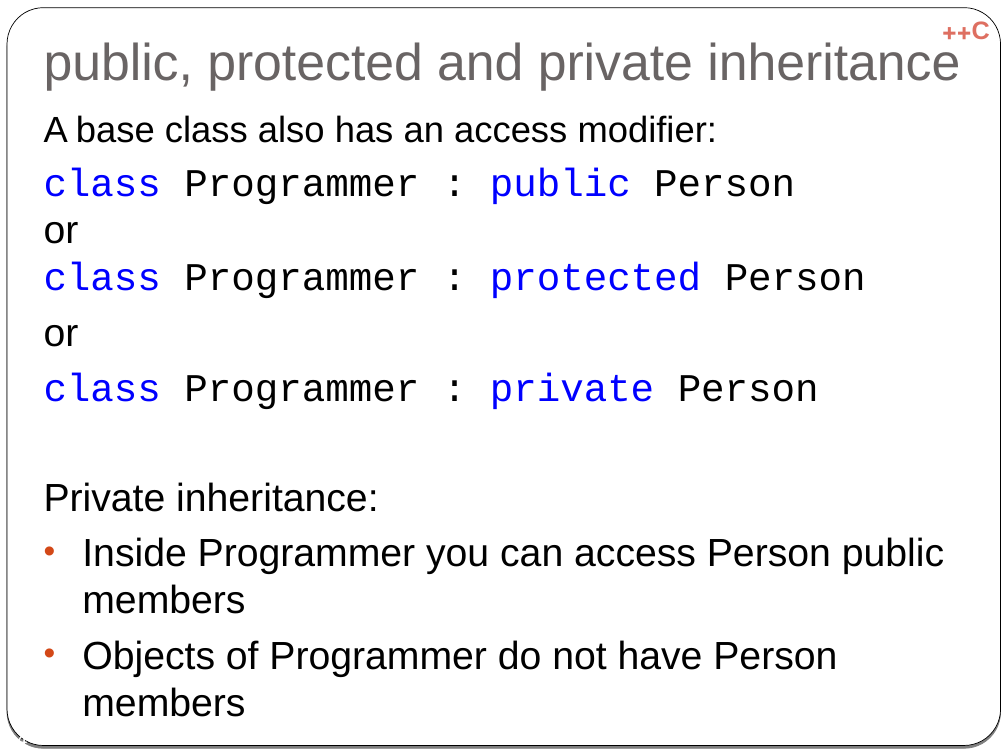
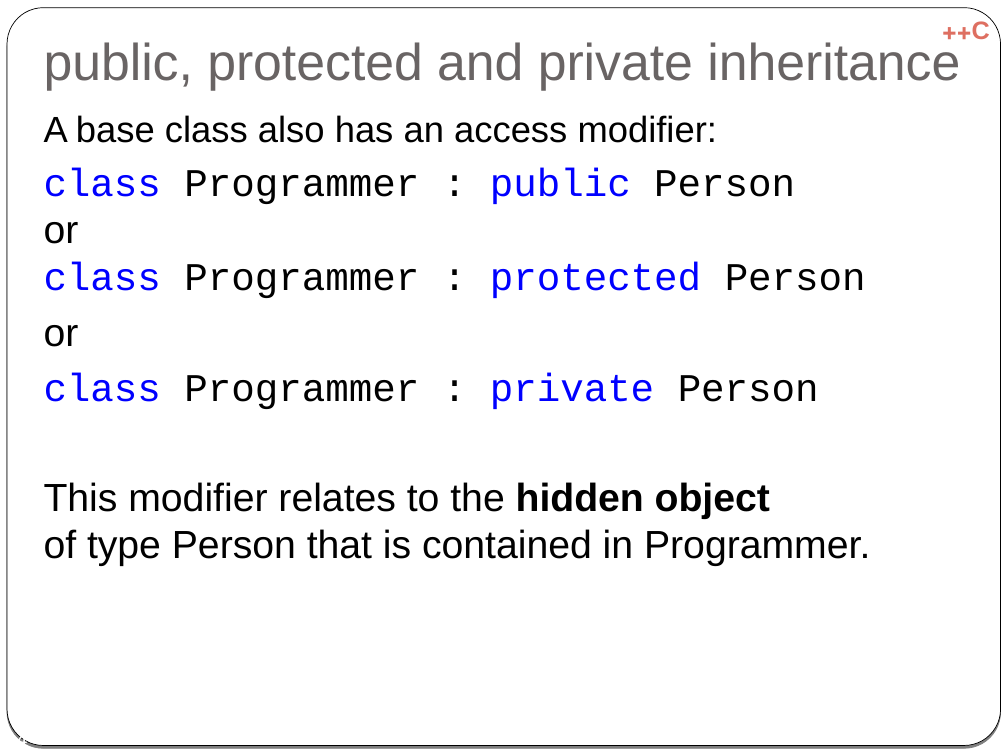
Before and after one commit to cpp-at-ariel/cpp-5778, a slide deck: slide 14 of week06-inheritance/slides-inheritance.odp. Drawn at 1008x756 pixels with LibreOffice and Linux fonts; fonts in the diff are those of the drawing. Boxes give left, top, right and bottom in pixels: in the first picture for what was removed or moved away, otherwise in the second. Text is boxed around its words. In the diff, an @@ line names an element or a change of style, - is before the commit and + after.

```diff
--- a/week06-inheritance/slides-inheritance.odp
+++ b/week06-inheritance/slides-inheritance.odp
@@ text at (44,482,870,566): text changed @@
-Private inheritance:
-• Inside Programmer you can access Person public members
-• Objects of Programmer do not have Person members
+This modifier relates to the hidden object
+of type Person that is contained in Programmer.
```
Also in this commit, not shown: 7 other slides changed, 1 slide added, 1 slide removed, 3 other files.
